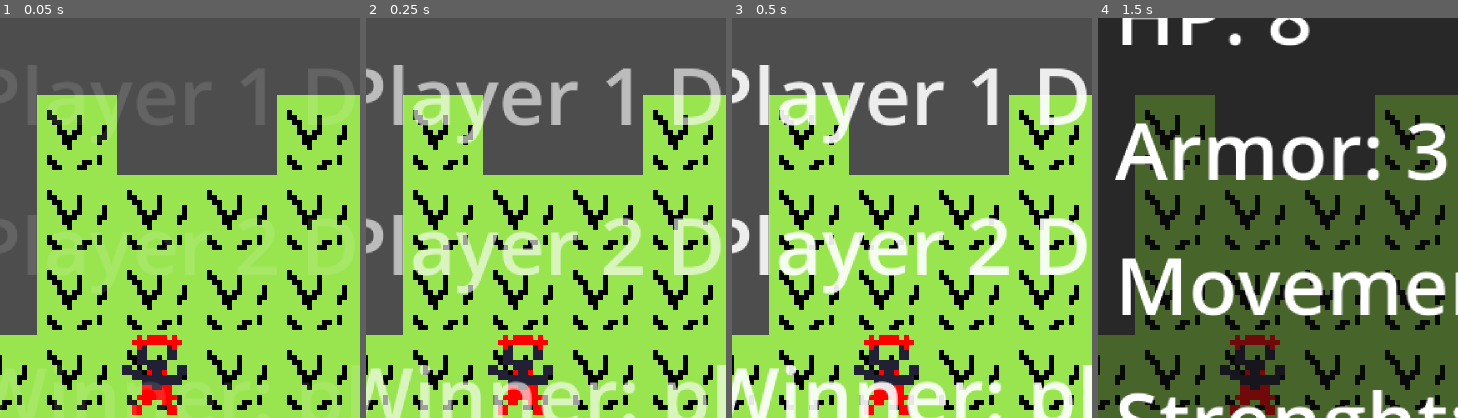
Above: before the commit, frames 1-4 (left to right).
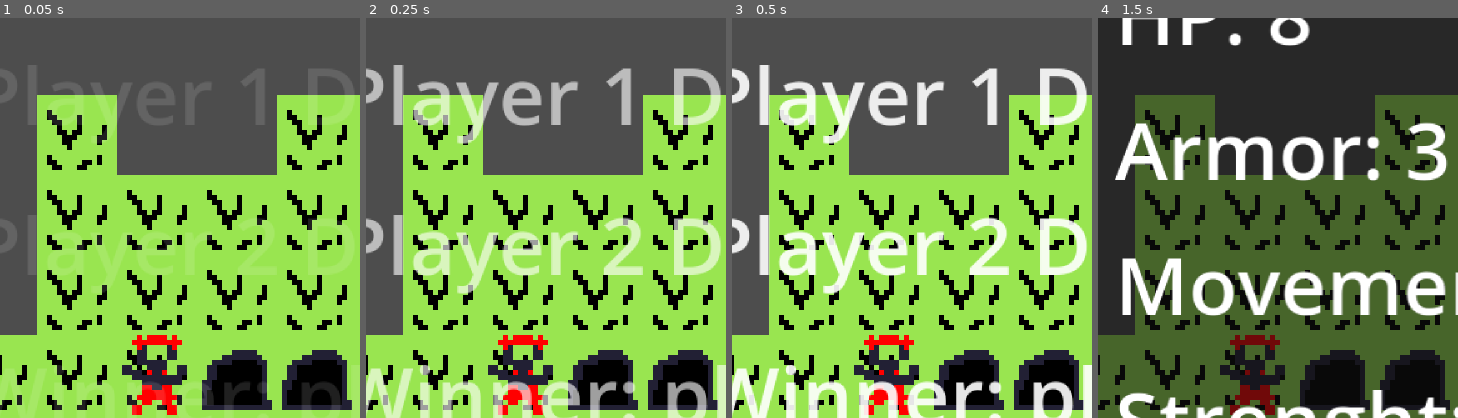
Above: after the commit, the same moments.

Repository: Dvojak/Skirmish-game
Game: Godot game, scene res://game.tscn
Two runs of this game, one before a commit and one after it. Both use one fixed random seed, a clock stepped at 60 frames per second and the inputs below.
Inputs (mouse positions are % of the whole screen's width and height, from its top left):
- Up to frame 1 (0.05 s): no input
- Up to frame 2 (0.25 s): no input
- Up to frame 3 (0.5 s): no input
- Up to frame 4 (1.5 s): move the mouse to (69, 45) at 0.52 s; hold Right mouse button (move) 0.53-1.28 s; click (69, 45) at 0.8 s; move the mouse to (22, 55) at 1.27 s; click (22, 55) at 1.35 s
The pictures show only the part of the screen within x 7-57%, y 10-60%; the shares and areas given below are measured in that part.

The runs differ from the first frame. In frame 1, 4.2% of the frame differs, in the area x 56-98%, y 83-98%; in frame 2, 4.2%; in frame 3, 3.6%; in frame 4, 3.7%.

Commit message:
Obstacles_and_stuff_around_it

Diff:
--- a/game.tscn
+++ b/game.tscn
@@ -15,10 +15,13 @@
 [sub_resource type="TileSetAtlasSource" id="TileSetAtlasSource_fc0e3"]
 texture = ExtResource("1_drgk6")
 0:0/0 = 0
+0:0/0/custom_data_0 = true
 1:0/0 = 0
 2:0/0 = 0
 
 [sub_resource type="TileSet" id="TileSet_7jktm"]
+custom_data_layer_0/name = "Walkable"
+custom_data_layer_0/type = 1
 sources/0 = SubResource("TileSetAtlasSource_fc0e3")
 
 [sub_resource type="TileSetAtlasSource" id="TileSetAtlasSource_j5wjh"]
@@ -48,7 +51,7 @@
 [node name="TileMap" type="Node2D" parent="."]
 
 [node name="TileMapLayer" type="TileMapLayer" parent="TileMap"]
-tile_map_data = PackedByteArray("AAAAAAAAAAAAAAAAAAD//wAAAAAAAAAAAAD/////AAAAAAAAAAAAAP//AAAAAAAAAAAB …(1298 unchanged characters)…
+tile_map_data = PackedByteArray("AAAAAAAAAAABAAAAAAD//wAAAAABAAAAAAD/////AAAAAAAAAAAAAP//AAAAAAAAAAAB …(1298 unchanged characters)…
 tile_set = SubResource("TileSet_7jktm")
 
 [node name="MovementOverlay" type="Node2D" parent="."]
--- a/scripts/turn_queue.gd
+++ b/scripts/turn_queue.gd
@@ -31,6 +31,11 @@
 	astar_grid.cell_size = Vector2(16, 16)
 	astar_grid.diagonal_mode = AStarGrid2D.DIAGONAL_MODE_NEVER
 	astar_grid.update()
+
+	for cell in tile_map.get_used_cells():
+		var tile_data = tile_map.get_cell_tile_data(cell)
+		var walkable = tile_data and tile_data.get_custom_data("Walkable")
+		astar_grid.set_point_solid(cell, not walkable)
 
 	position = tile_map.map_to_local(tile_map.local_to_map(global_position))
 
@@ -213,6 +218,7 @@
 		else:
 			print(" Konec kola, všichni hráči dohráli.")
 			start_round()
+
 func show_movement_range(unit: Unit):
 	overlay_map.clear()
 	var start = tile_map.local_to_map(unit.global_position)
@@ -227,37 +233,106 @@
 
 	for x in range(-unit.far, unit.far + 1):
 		for y in range(-unit.far, unit.far + 1):
-			var offset = Vector2i(x, y)
-			var target = start + offset
-
-			if abs(x) + abs(y) <= unit.far:
-				attack_overlay.set_cell(target, 0, Vector2i.ZERO)
+			if abs(x) + abs(y) > unit.far:
+				continue
+
+			var target = start + Vector2i(x, y)
+
+			if target == start:
+				continue
+
+			if not tile_map.get_used_rect().has_point(target):
+				continue
+
+
+			var tile_data = tile_map.get_cell_tile_data(target)
+			if tile_data == null:
+				continue
+			if not tile_data.get_custom_data("Walkable"):
+				continue
+
+			attack_overlay.set_cell(target, 0, Vector2i(0,0))
+
 
 
 func get_reachable_tiles(start: Vector2i, movement: int) -> Array[Vector2i]:
-	var visited = {}
+	var reachable: Array[Vector2i] = []
 	var frontier: Array[Vector2i] = [start]
-	var reachable: Array[Vector2i] = []
-	visited[start] = 0
+	var visited: = { start: 0 }
 
 	while frontier.size() > 0:
-		var current = frontier.pop_front()
-		var cost = visited[current]
-		if cost >= movement:
+		var current: Vector2i = frontier.pop_front()
+		var current_cost: int = visited[current]
+
+		if current != start:
+			reachable.append(current)
+
+		if current_cost >= movement:
 			continue
 
-		for dir in [Vector2i(1,0), Vector2i(-1,0), Vector2i(0,1), Vector2i(0,-1)]:
+		var dirs = [
+			Vector2i(1, 0),
+			Vector2i(-1, 0),
+			Vector2i(0, 1),
+			Vector2i(0, -1)
+		]
+
+		for dir in dirs:
 			var next = current + dir
+
+			if visited.has(next):
+				continue
+
 			if not tile_map.get_used_rect().has_point(next):
 				continue
-			if visited.has(next):
-				continue
-
-			visited[next] = cost + 1
-			reachable.append(next)
+
+			var tile_data = tile_map.get_cell_tile_data(next)
+
+			if tile_data == null:
+				continue
+
+			if not tile_data.get_custom_data("Walkable"):
+				continue
+
+			visited[next] = current_cost + 1
 			frontier.append(next)
 
 	return reachable
+
+
+func has_line_of_sight_tile(start: Vector2i, end: Vector2i) -> bool:
+	var x0 = start.x
+	var y0 = start.y
+	var x1 = end.x
+	var y1 = end.y
+
+	var dx = abs(x1 - x0)
+	var sx = 1 if x0 < x1 else -1
+	var dy = -abs(y1 - y0)
+	var sy = 1 if y0 < y1 else -1
+	var err = dx + dy
+
+	while true:
+
+		if not (x0 == start.x and y0 == start.y) and not (x0 == end.x and y0 == end.y):
+			var tile = Vector2i(x0, y0)
+			var tile_data = tile_map.get_cell_tile_data(tile)
+			if tile_data and not tile_data.get_custom_data("Walkable"):
+				return false
+
+		if x0 == x1 and y0 == y1:
+			break
+
+		var e2 = 2 * err
+		if e2 >= dy:
+			err += dy
+			x0 += sx
+		if e2 <= dx:
+			err += dx
+			y0 += sy
+
+	return true
+
 
 func try_attack(attacker: Unit, defender: Unit):
 	if attacker.actions <= 0:
@@ -267,16 +342,19 @@
 	var start = tile_map.local_to_map(attacker.global_position)
 	var target = tile_map.local_to_map(defender.global_position)
 
-	if start.distance_to(target) > attacker.far:
-		print(" Cíl je mimo dosah útoku.")
+	if abs(start.x - target.x) + abs(start.y - target.y) > attacker.far:
+		print("Cíl je mimo dosah útoku.")
 		return
 
 	start_combat(attacker, defender)
+
 	attacker.actions -= 1
 	print("Akce zbývající:", attacker.actions)
 
 	if attacker.actions <= 0:
 		_on_finished_action()
+
+
 
 func start_combat(attacker: Unit, defender: Unit):
 	print(" Boj začíná:", attacker.name, "útočí na", defender.name)
